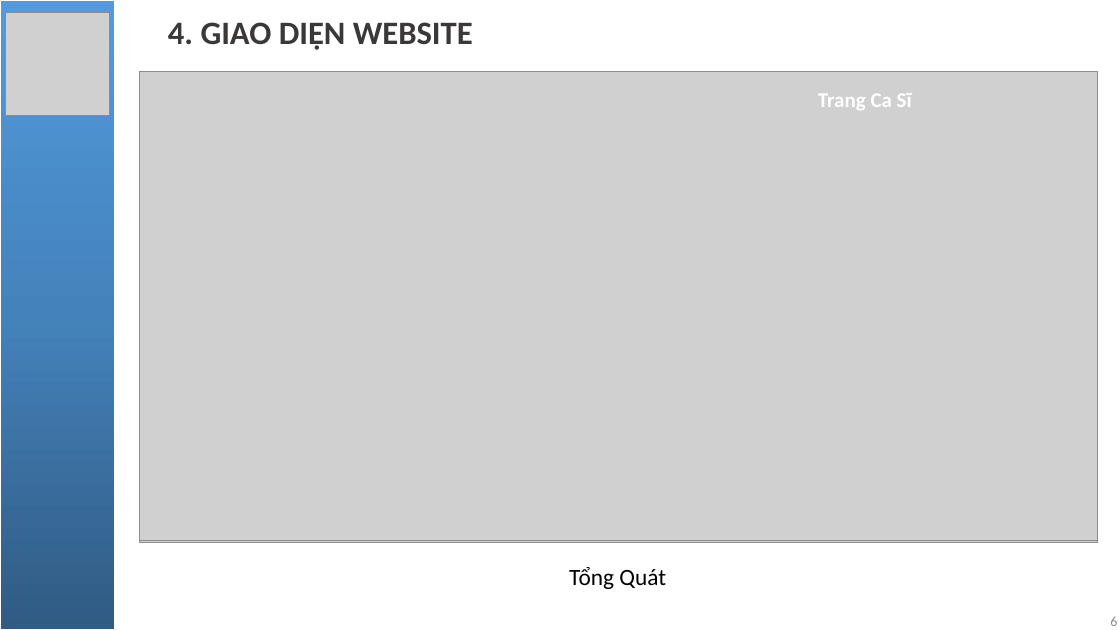
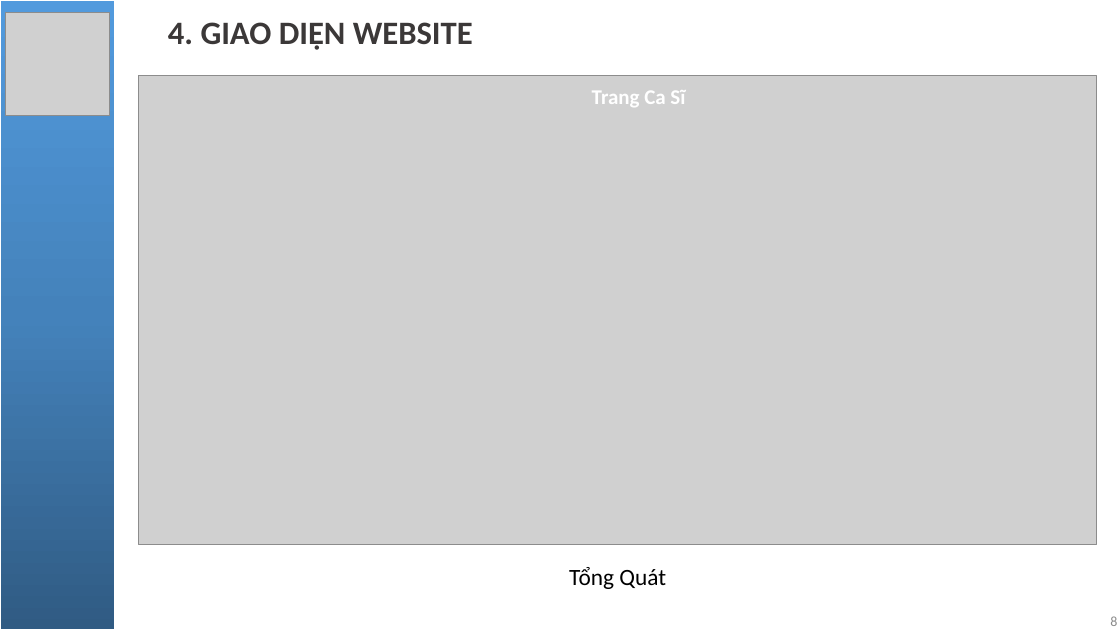
Before and after one commit to NgoQuocBao1010/PHP-Spotify-Clone, a slide deck: slide 8 of pptReport/Báo cáo đồ án.pptx (slide 6 before the commit). Drawn at 1120x630 pixels with LibreOffice and Linux fonts; fonts in the diff are those of the drawing; grey boxes stand for pictures. Boxes give left, top, right and bottom in pixels: in the first picture for what was removed or moved away, otherwise in the second. Text is boxed around its words. In the diff, an @@ line names an element or a change of style, - is before the commit and + after.

```diff
--- a/pptReport/Báo cáo đồ án.pptx
+++ b/pptReport/Báo cáo đồ án.pptx
@@ picture: place and size @@
-picture at box(139, 71, 1098, 540)
+picture at box(139, 76, 1097, 544)
@@ picture removed at box(139, 73, 1098, 542) @@
@@ text "Trang Ca Sĩ": place and size @@
-text "Trang Ca Sĩ" at box(818, 93, 912, 110)
+text "Trang Ca Sĩ" at box(592, 90, 685, 107)
```
Also in this commit, not shown: 3 other slides changed, 4 slides added, 4 other files.
